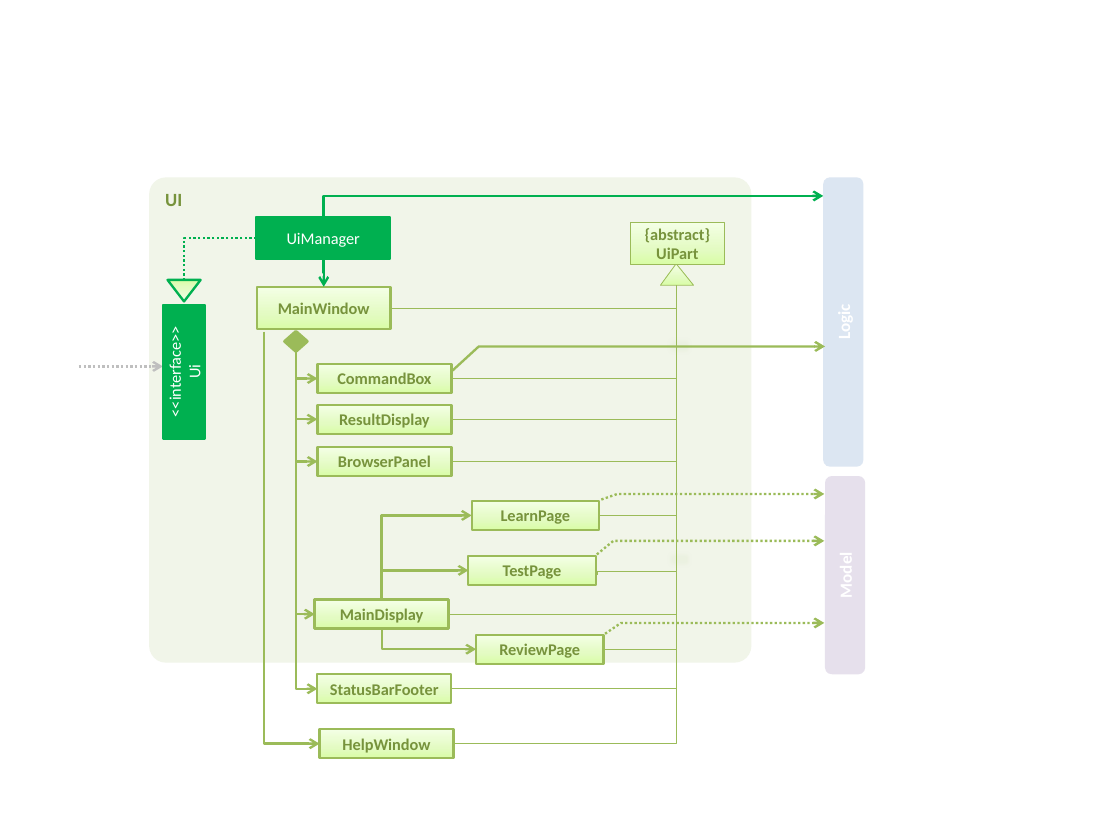
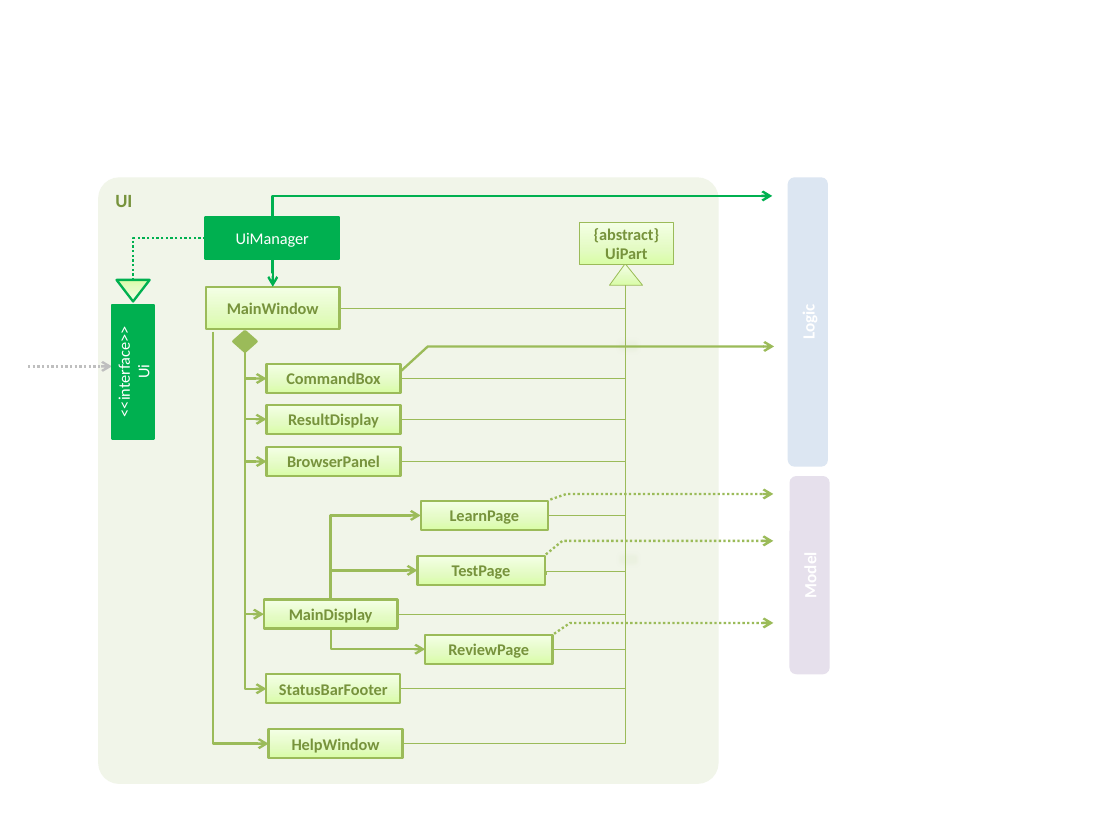
Before and after one commit to shaniceabigail/3VIA, a slide deck: slide 1 of docs/diagrams/UiComponentClassDiagram.pptx. Drawn at 1120x840 pixels with LibreOffice and Linux fonts; fonts in the diff are those of the drawing. Boxes give left, top, right and bottom in pixels: in the first picture for what was removed or moved away, otherwise in the second. Text is boxed around its words. In the diff, an @@ line names an element or a change of style, - is before the commit and + after.

```diff
--- a/docs/diagrams/UiComponentClassDiagram.pptx
+++ b/docs/diagrams/UiComponentClassDiagram.pptx
@@ rounded rectangle "UI": place and size @@
-rounded rectangle "UI" at (149, 177, 752, 662)
+rounded rectangle "UI" at (99, 177, 719, 784)
@@ rounded rectangle: place and size @@
-rounded rectangle at (823, 178, 864, 467)
+rounded rectangle at (787, 178, 828, 467)
@@ 15 rectangles, 12 elbow arrows, 11 elbow lines, 4 freeform shapes, 2 triangles, 1 diamond: place and size @@
-15 rectangles, 12 elbow arrows, 11 elbow lines, 4 freeform shapes, 2 triangles, 1 diamond at (80, 196, 824, 758)
+15 rectangles, 12 elbow arrows, 11 elbow lines, 4 freeform shapes, 2 triangles, 1 diamond at (28, 196, 774, 758)
@@ rounded rectangle: place and size @@
-rounded rectangle at (825, 477, 865, 675)
+rounded rectangle at (789, 477, 829, 675)
```
Also in this commit, not shown: 1 slide added, 3 other files.
